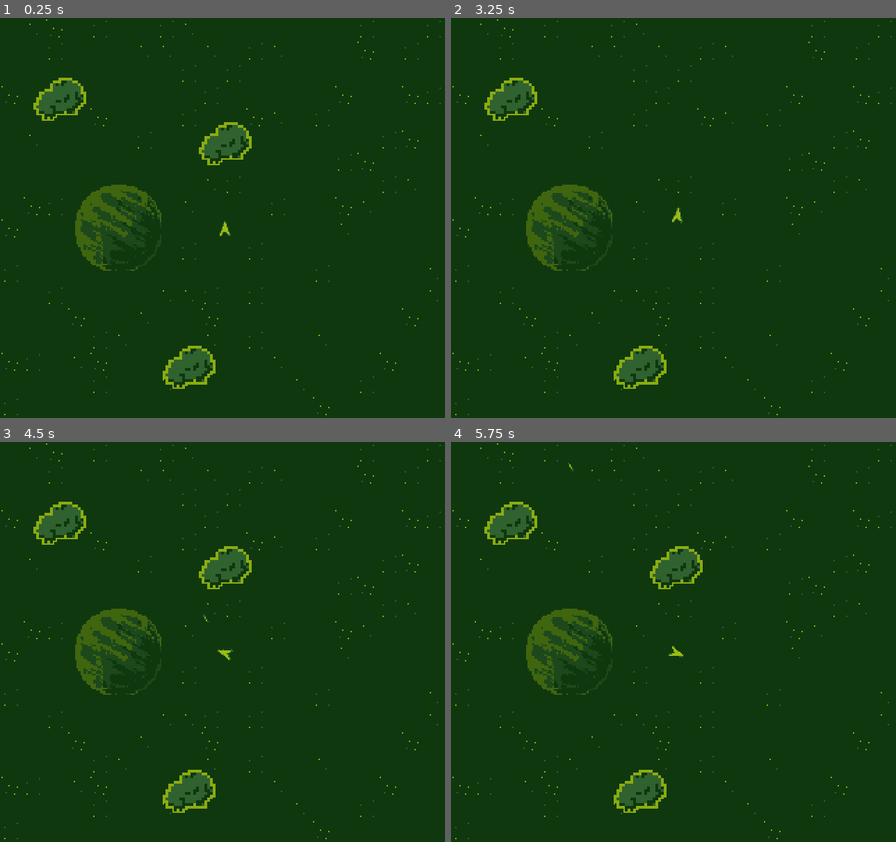
Above: before the commit, frames 1-4 (two rows, left to right).
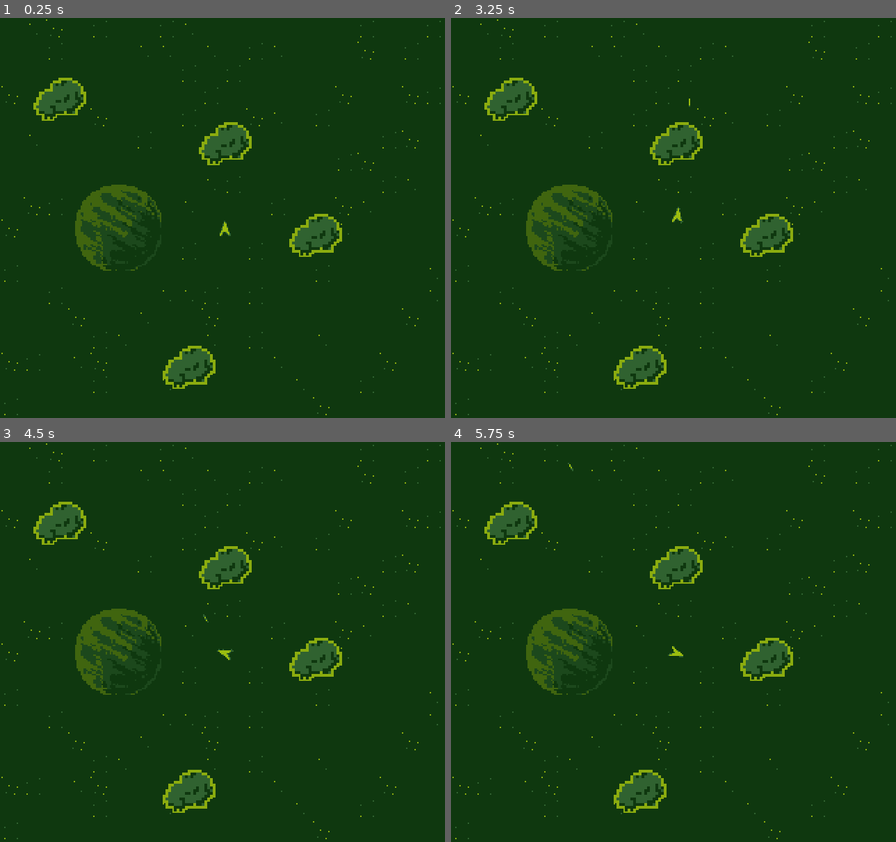
Above: after the commit, the same moments.

Repository: xorelcodes/asteroids-godot
Game: Godot game, scene res://Scenes/Levels/Level1.tscn
Same seed, same stepped clock (60 frames per second), same inputs: the game is played once before the commit and once after it.
Inputs:
- Up to frame 1 (0.25 s): no input
- Up to frame 2 (3.25 s): tap Enter at 0.5 s; hold D (right) 0.53-1.28 s; tap Space (fire) every 0.75 s from 0.6 to 2.85 s; tap Escape (restart) at 1.25 s; hold A (left) 1.28-2.03 s; hold D (right) 2.03-2.78 s; hold W (up) from 2.78 s (still down)
- Up to frame 3 (4.5 s): tap Escape (restart) at 3.5, 4.25 s; release W (up) at 3.53 s; hold A (left) from 3.53 s (still down); tap Space (fire) at 3.6, 4.35 s
- Up to frame 4 (5.75 s): keep holding A (left); tap Escape (restart) at 5 s; tap Space (fire) at 5.1 s

The runs differ from the first frame. In frame 1, 0.7% of the frame differs, in the area x 65-77%, y 48-60%; in frame 2, 1.5%, in the area x 44-77%, y 20-60%; in frame 3, 0.7%; in frame 4, 0.7%.

Commit message:
Starting on physics with asteroids

Diff:
--- a/Scenes/Actors/asteroid.tscn
+++ b/Scenes/Actors/asteroid.tscn
@@ -1,15 +1,15 @@
 [gd_scene load_steps=4 format=3 uid="uid://chm0nyqjmahhl"]
 
 [ext_resource type="Texture2D" uid="uid://c52m2rdo32ukt" path="res://Sprites/Asteroids/Asteroid2_64x64.png" id="1_4tpn5"]
-[ext_resource type="Script" path="res://Scripts/asteroid.gd" id="1_fhgwd"]
+[ext_resource type="Script" path="res://Scripts/asteroid_physics.gd" id="1_8drwi"]
 
 [sub_resource type="CircleShape2D" id="CircleShape2D_55l3o"]
 radius = 16.0
 
-[node name="asteroid" type="Area2D" groups=["asteroid"]]
+[node name="asteroid" type="RigidBody2D" groups=["asteroid"]]
 collision_layer = 3
 collision_mask = 3
-script = ExtResource("1_fhgwd")
+script = ExtResource("1_8drwi")
 
 [node name="Sprite2D" type="Sprite2D" parent="."]
 scale = Vector2(0.5, 0.5)
@@ -19,5 +19,4 @@
 position = Vector2(2, 0)
 shape = SubResource("CircleShape2D_55l3o")
 
-[connection signal="area_shape_entered" from="." to="." method="_on_area_shape_entered"]
 [connection signal="body_shape_entered" from="." to="." method="_on_body_shape_entered"]
--- /dev/null
+++ b/Scenes/Actors/asteroid_rigidbody.tscn
@@ -0,0 +1,23 @@
+[gd_scene load_steps=4 format=3 uid="uid://dgcuxcr7n1325"]
+
+[ext_resource type="Script" path="res://Scripts/asteroid.gd" id="1_fsucl"]
+[ext_resource type="Texture2D" uid="uid://c52m2rdo32ukt" path="res://Sprites/Asteroids/Asteroid2_64x64.png" id="2_ylry2"]
+
+[sub_resource type="CircleShape2D" id="CircleShape2D_55l3o"]
+radius = 16.0
+
+[node name="asteroid" type="Area2D" groups=["asteroid"]]
+collision_layer = 3
+collision_mask = 3
+script = ExtResource("1_fsucl")
+
+[node name="Sprite2D" type="Sprite2D" parent="."]
+scale = Vector2(0.5, 0.5)
+texture = ExtResource("2_ylry2")
+
+[node name="CollisionShape2D" type="CollisionShape2D" parent="."]
+position = Vector2(2, 0)
+shape = SubResource("CircleShape2D_55l3o")
+
+[connection signal="area_shape_entered" from="." to="." method="_on_area_shape_entered"]
+[connection signal="body_shape_entered" from="." to="." method="_on_body_shape_entered"]
--- a/Scenes/Levels/Level1.tscn
+++ b/Scenes/Levels/Level1.tscn
@@ -1,9 +1,10 @@
-[gd_scene load_steps=5 format=3 uid="uid://dtiukbse7ee56"]
+[gd_scene load_steps=6 format=3 uid="uid://dtiukbse7ee56"]
 
 [ext_resource type="Script" path="res://Scripts/GameManager.gd" id="1_cp6x2"]
 [ext_resource type="PackedScene" uid="uid://vkb2hlb1byfa" path="res://Scenes/Backgrounds/bg1.tscn" id="1_rwdgr"]
 [ext_resource type="PackedScene" uid="uid://1uqkm6pusndk" path="res://Scenes/Actors/player.tscn" id="2_yd3ci"]
 [ext_resource type="PackedScene" uid="uid://chm0nyqjmahhl" path="res://Scenes/Actors/asteroid.tscn" id="3_l8s14"]
+[ext_resource type="PackedScene" uid="uid://dgcuxcr7n1325" path="res://Scenes/Actors/asteroid_rigidbody.tscn" id="5_uui0h"]
 
 [node name="Level1" type="Node2D"]
 script = ExtResource("1_cp6x2")
@@ -21,3 +22,6 @@
 
 [node name="asteroid3" parent="." instance=ExtResource("3_l8s14")]
 position = Vector2(135, 253)
+
+[node name="asteroid4" parent="." instance=ExtResource("5_uui0h")]
+position = Vector2(226, 158)
--- a/Scripts/asteroid.gd
+++ b/Scripts/asteroid.gd
@@ -1,4 +1,7 @@
 extends Area2D
+
+@export var speed = 50
+@export var direction = 0
 
 
 func _on_body_shape_entered(body_rid:RID, body:Node2D, body_shape_index:int, local_shape_index:int):
--- /dev/null
+++ b/Scripts/asteroid_physics.gd
@@ -0,0 +1,9 @@
+extends RigidBody2D
+
+
+func _on_body_shape_entered(body_rid:RID, body:Node, body_shape_index:int, local_shape_index:int):
+	if(body.is_in_group("player")):
+		body.queue_free()
+		queue_free()
+	if body.is_in_group("projectile"):
+		queue_free()
--- a/Scripts/laser.gd
+++ b/Scripts/laser.gd
@@ -1,7 +1,6 @@
 extends Area2D
 
 @export var speed = 400
-@export var impulse_strength = 50
 
 var direction = Vector2.UP
 
